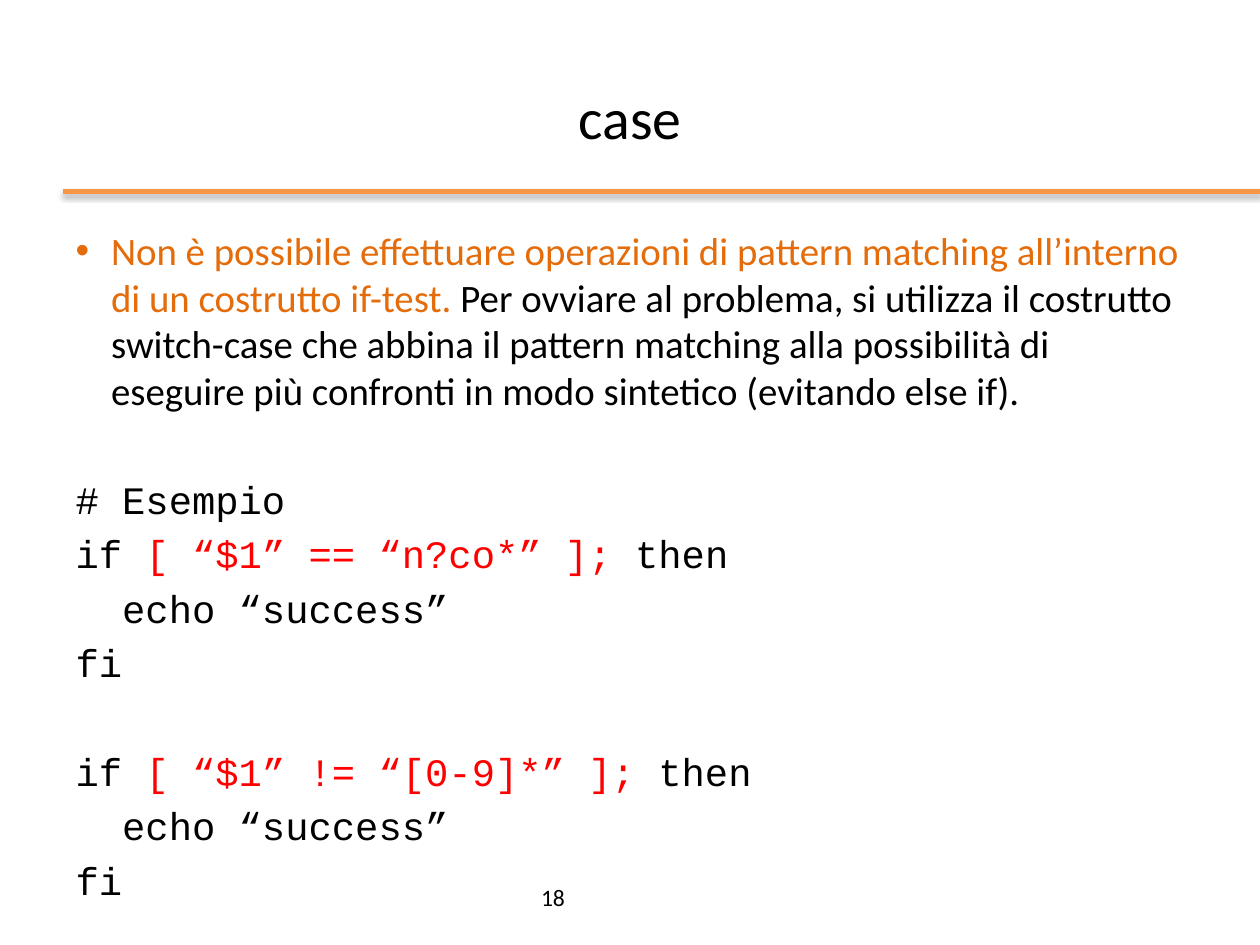
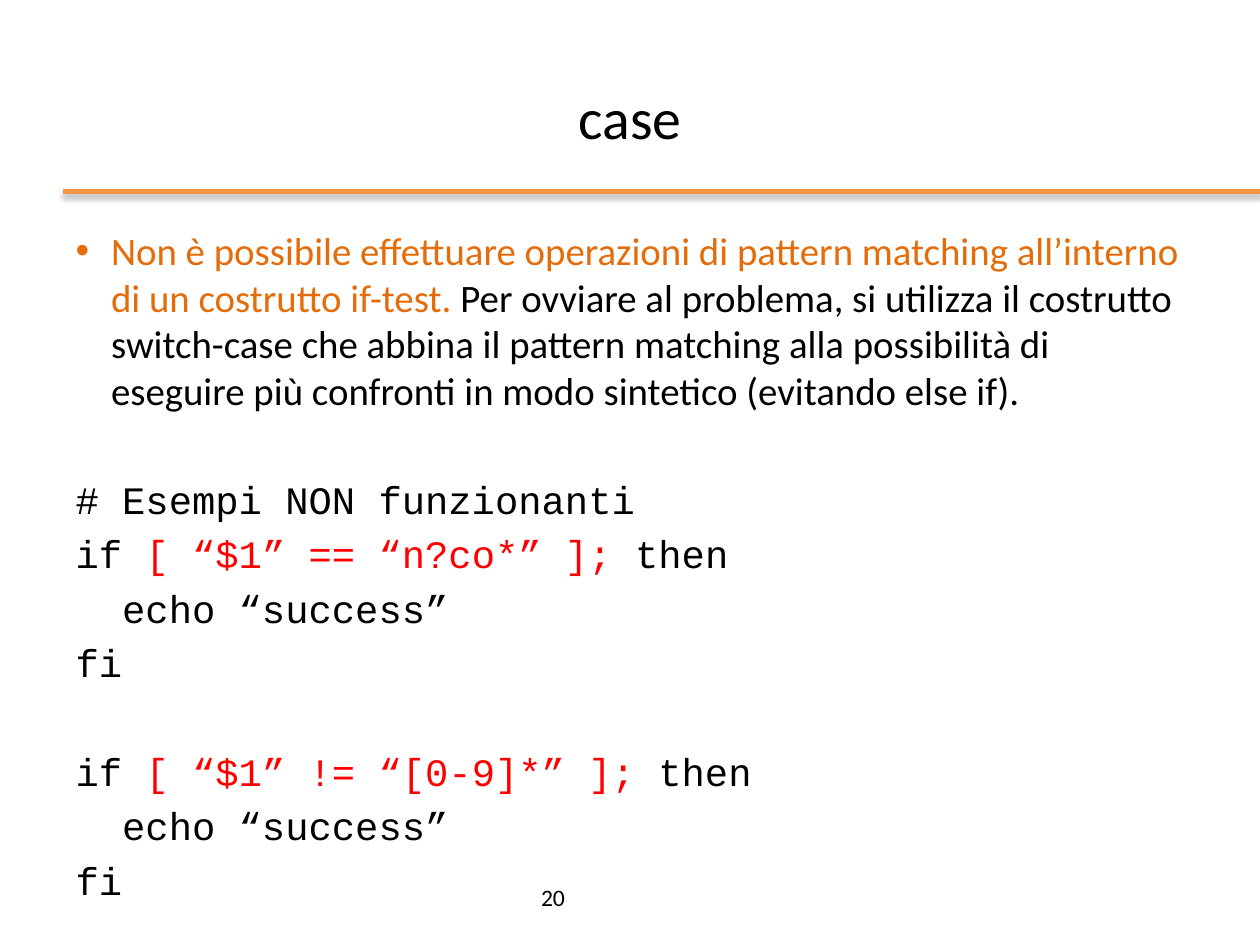
Before and after one commit to nbicocchi/operatingsystemsbsc, a slide deck: slide 20 of slides/ppt/03_Bash Scripting.pptx (slide 18 before the commit). Drawn at 1260x945 pixels with LibreOffice and Linux fonts; fonts in the diff are those of the drawing; background and template pictures are left out. Boxes give left, top, right and bottom in pixels: in the first picture for what was removed or moved away, otherwise in the second. Text is boxed around its words. In the diff, an @@ line names an element or a change of style, - is before the commit and + after.

```diff
--- a/slides/ppt/03_Bash Scripting.pptx
+++ b/slides/ppt/03_Bash Scripting.pptx
@@ text at <box>122,486,635,522</box>: text changed @@
-# Esempio
+# Esempi NON funzionanti
@@ page number at <box>541,890,565,906</box>: text changed @@
-18
+20
```
Also in this commit, not shown: 10 slides added, 5 other files.
